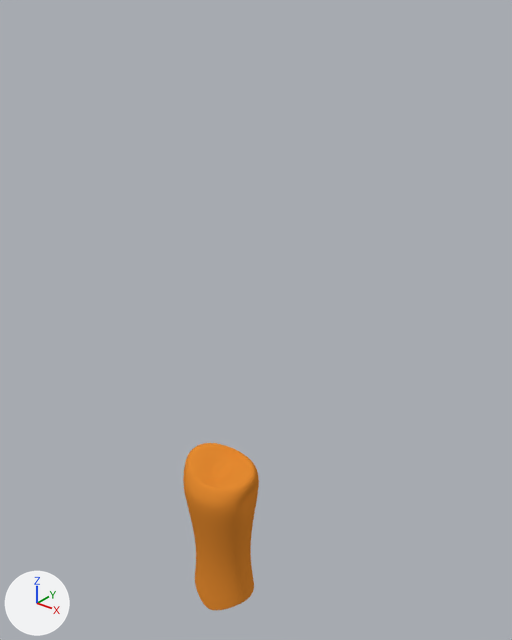
The Blender file Character.blend as it was, and as the next commit left it.
Both versions are drawn from a 50 mm camera at (6.33, -6.99, 8.55) aimed at (0.27, 0.59, 3.85). The lights are fixed; the arrows at lower left show +X, +Y and +Z. The same objects are shown in both versions, whatever each file hides.

Names of what the first picture shows: 'Corpo_mesh'.
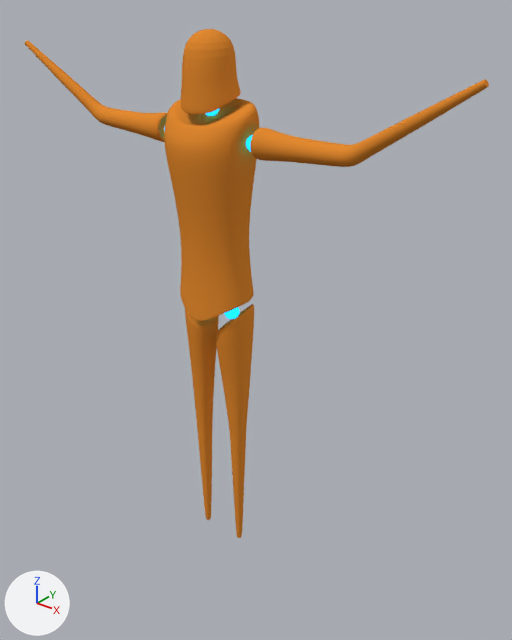
Where the newer file only moved an object's origin or applied its transform, the numbers keep the older frame.

Pixel boxes [x1, y1, x2, y2] of what changed, in the pictures (512 x 640 px):
'Corpo_mesh', reshaped, moved (504% wider, 202% taller)
    before: [183, 443, 259, 611]
    after: [25, 29, 489, 538]
'SferaGamba.L', moved (not visible before)
    after: [224, 307, 240, 319]
'SferaAscella.L', reshaped (not visible before)
    after: [246, 135, 253, 152]
'SferaCollo', moved (not visible before)
    after: [206, 109, 219, 116]
part 1 of me_corpo_mesh, added (orange)
    after: [250, 79, 489, 167]
part 2 of me_corpo_mesh, added (orange)
    after: [25, 40, 168, 142]
part 3 of me_corpo_mesh, added
    after: [216, 304, 254, 538]
part 4 of me_corpo_mesh, added
    after: [185, 309, 219, 520]
part 5 of me_corpo_mesh, added (orange)
    after: [181, 29, 241, 115]

The edits, one by one:
me_corpo_mesh is used by ob_corpo_mesh; location (0.0, 0.0, 0.0).
me_corpo_mesh had 217 vertices, 203 faces and spanned x -0.7..0.7, y -0.55..0.53, z -1.55..1.52.
me_corpo_mesh now has 1833 vertices, 1749 faces and spans x -3.66..3.66, y -0.55..0.53, z -5.63..2.31.
me_corpo_mesh part 1: a new loose piece of 560 vertices spanning x 0.79..3.66, y -0.23..0.22, z 0.81..2.02, in mat_material_002 (orange #e38a31).
me_corpo_mesh part 2: a new loose piece of 560 vertices spanning x -3.66..-0.79, y -0.23..0.22, z 0.81..2.02, in mat_material_002 (orange #e38a31).
me_corpo_mesh part 3: a new loose piece of 192 vertices spanning x 0.05..0.6, y -0.28..0.34, z -5.63..-1.27, in mat_material_002 (orange #e38a31).
me_corpo_mesh part 4: a new loose piece of 192 vertices spanning x -0.6..-0.05, y -0.28..0.34, z -5.63..-1.27, in mat_material_002 (orange #e38a31).
me_corpo_mesh part 5: a new loose piece of 112 vertices spanning x -0.44..0.44, y -0.4..0.38, z 1.29..2.31, in mat_material_002 (orange #e38a31).
me_spheraascel_l has 114 vertices, 128 faces and spans x -0.116..0.116, y -0.116..0.116, z -0.116..0.116.
me_spheraascel_l is used by ob_sferaascella_l; location (0.0, 0.0, 0.0).
me_spheraascel_l part 6: the whole mesh is multiplied about its middle by the matrix ((0.996, 0.001, 0.087), (0.087, 0.0, -0.996), (-0.001, 1.0, 0.0)), then moved by (0.72, 0.0, 6.664).
Object 'Corpo_mesh' (ob_corpo_mesh) moves from (0.0, 0.0, 0.0) to (0.0, 0.0, 5.65).
Object 'SferaGamba.L' (ob_sferagamba_l) moves from (0.0, 0.0, 0.0) to (0.28, 0.02, 4.21).
Object 'SferaCollo' (ob_sferacollo) moves from (0.0, 0.0, 0.0) to (0.0, 0.0, 7.03).
